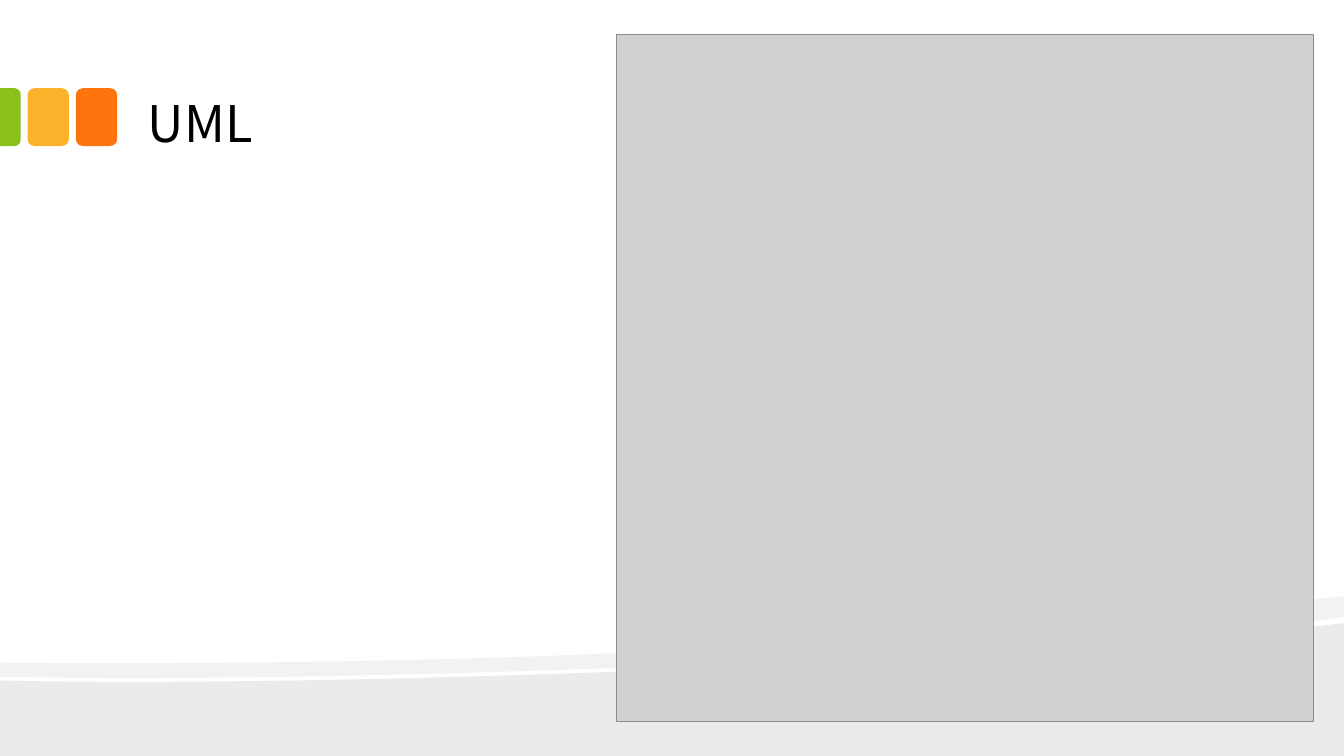
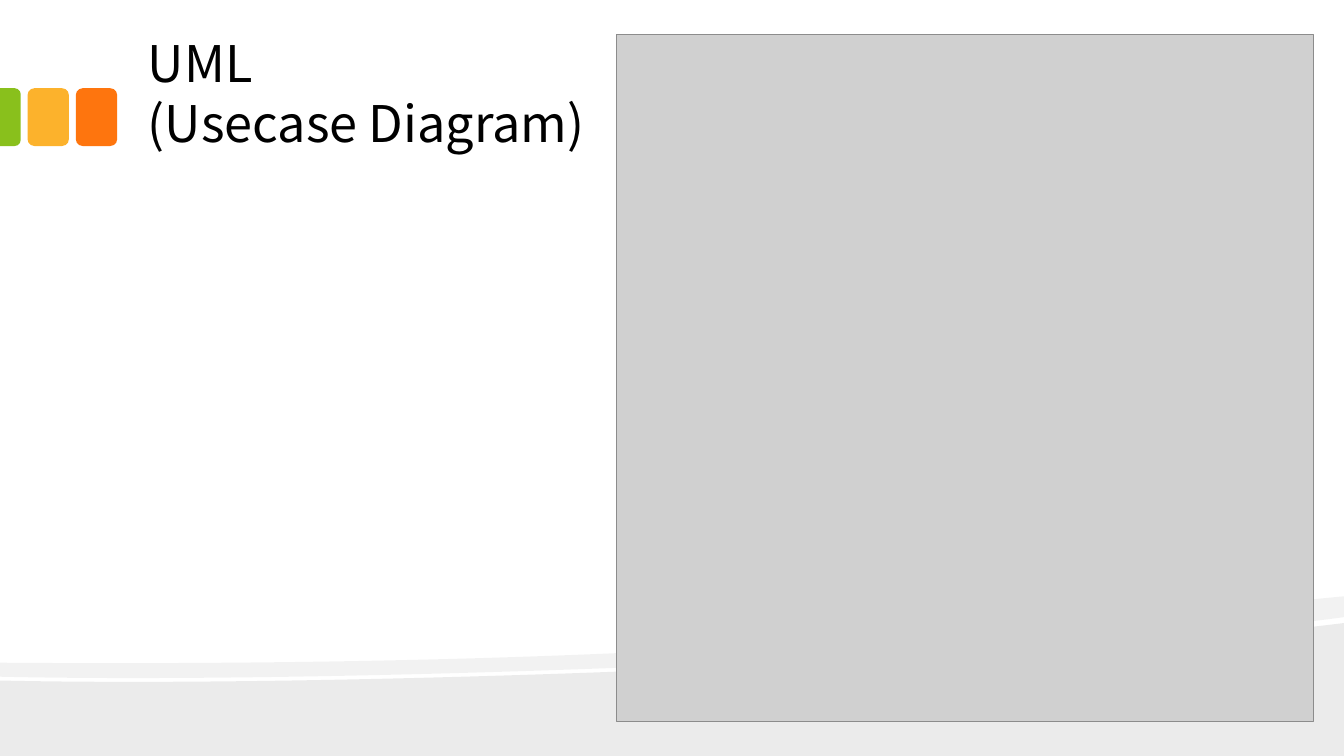
Before and after one commit to kjayvam/HTML, a slide deck: slide 30 of project/ppt/김영민_포트폴리오 요약 보고서.pptx (slide 21 before the commit). Drawn at 1344x756 pixels with LibreOffice and Linux fonts; fonts in the diff are those of the drawing; grey boxes stand for pictures. Boxes give left, top, right and bottom in pixels: in the first picture for what was removed or moved away, otherwise in the second. Text is boxed around its words. In the diff, an @@ line names an element or a change of style, - is before the commit and + after.

```diff
--- a/project/ppt/김영민_포트폴리오 요약 보고서.pptx
+++ b/project/ppt/김영민_포트폴리오 요약 보고서.pptx
@@ title at [148,45,585,155]: text changed @@
-UML
+UML
+(Usecase Diagram)
```
Also in this commit, not shown: 7 other slides changed, 9 slides added, 3 other files.
